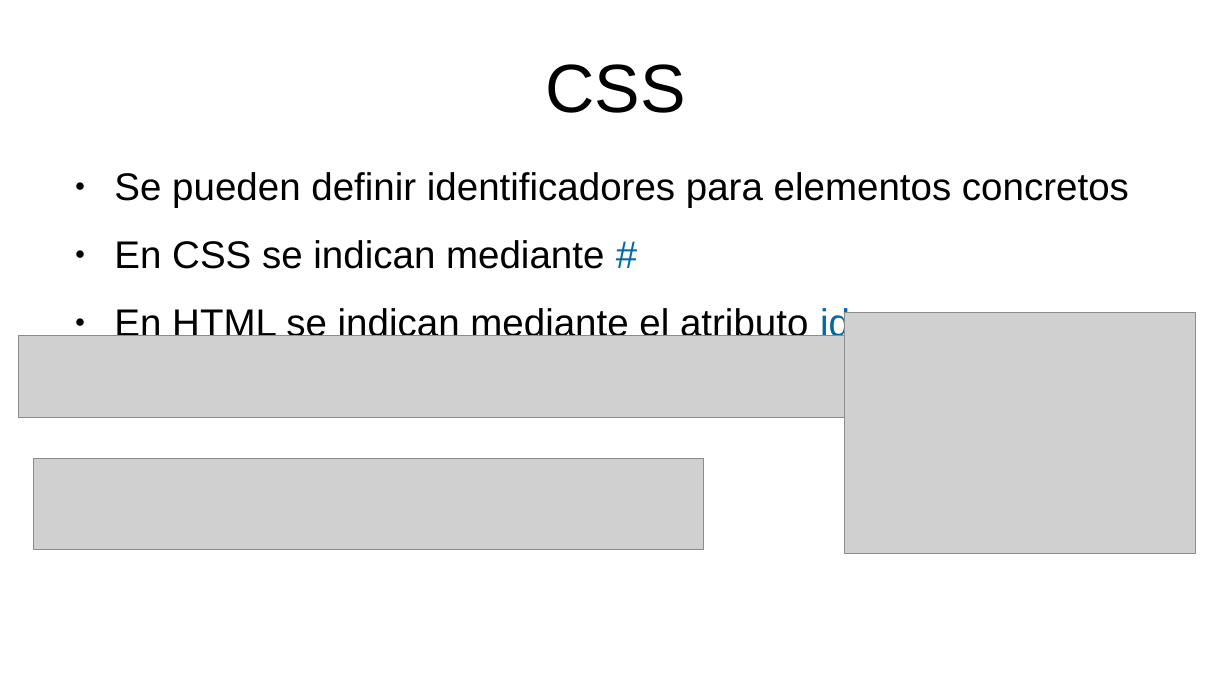
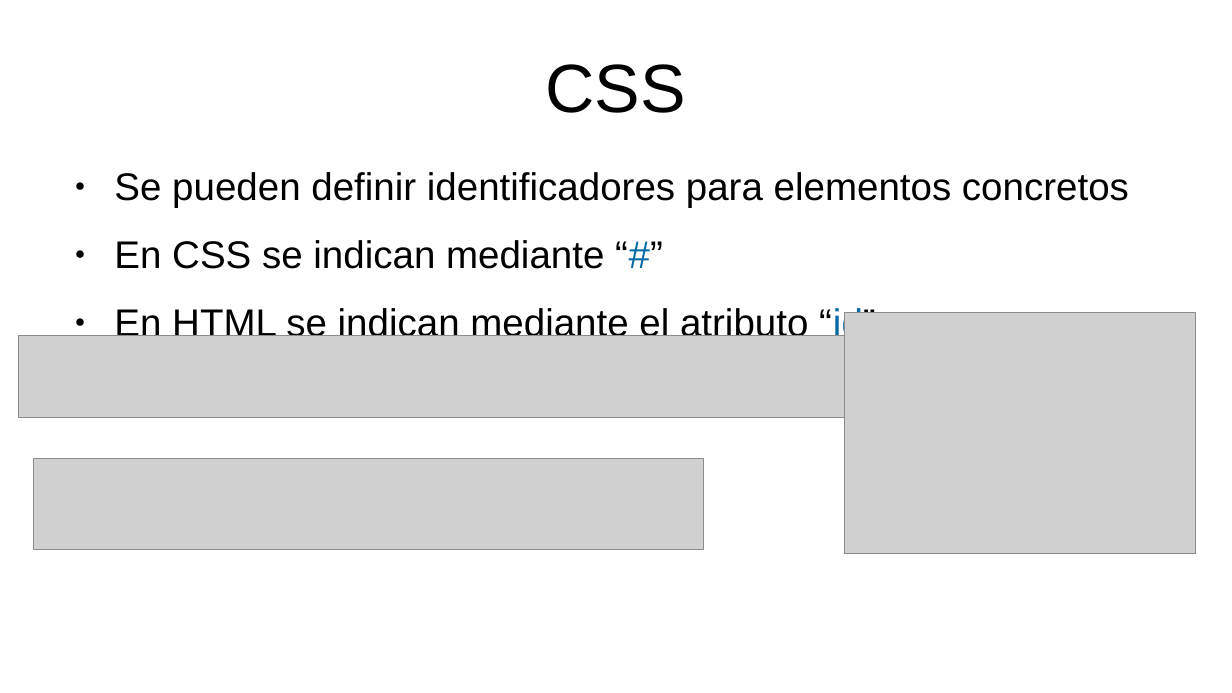
Before and after one commit to mikel-egana-aranguren/EHU-SGSSI-01, a slide deck: slide 34 of SistemasWeb/SistemasWeb.odp. Drawn at 1232x693 pixels with LibreOffice and Linux fonts; fonts in the diff are those of the drawing; grey boxes stand for pictures; background and template pictures are left out. Boxes give left, top, right and bottom in pixels: in the first picture for what was removed or moved away, otherwise in the second. Text is boxed around its words. In the diff, an @@ line names an element or a change of style, - is before the commit and + after.

```diff
--- a/SistemasWeb/SistemasWeb.odp
+++ b/SistemasWeb/SistemasWeb.odp
@@ text at (114,240,876,344): text changed @@
-● En CSS se indican mediante #
-● En HTML se indican mediante el atributo id
+● En CSS se indican mediante “#”
+● En HTML se indican mediante el atributo “id”
```
Also in this commit, not shown: 6 other slides changed, 1 slide added, 1 slide removed, 4 other files.
